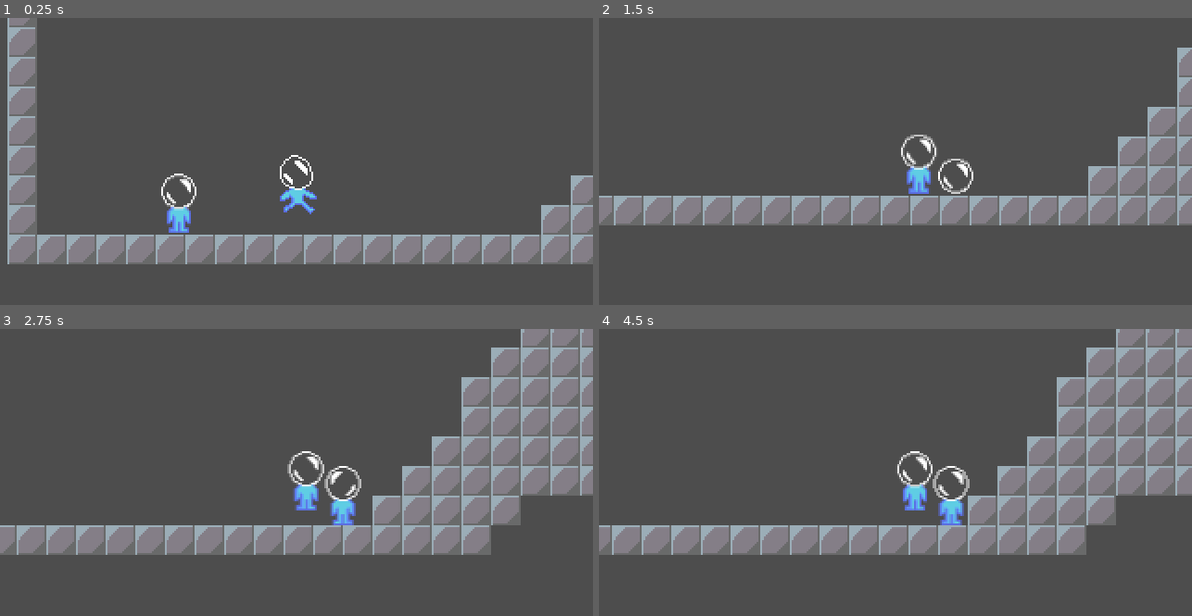
Above: before the commit, frames 1-4 (two rows, left to right).
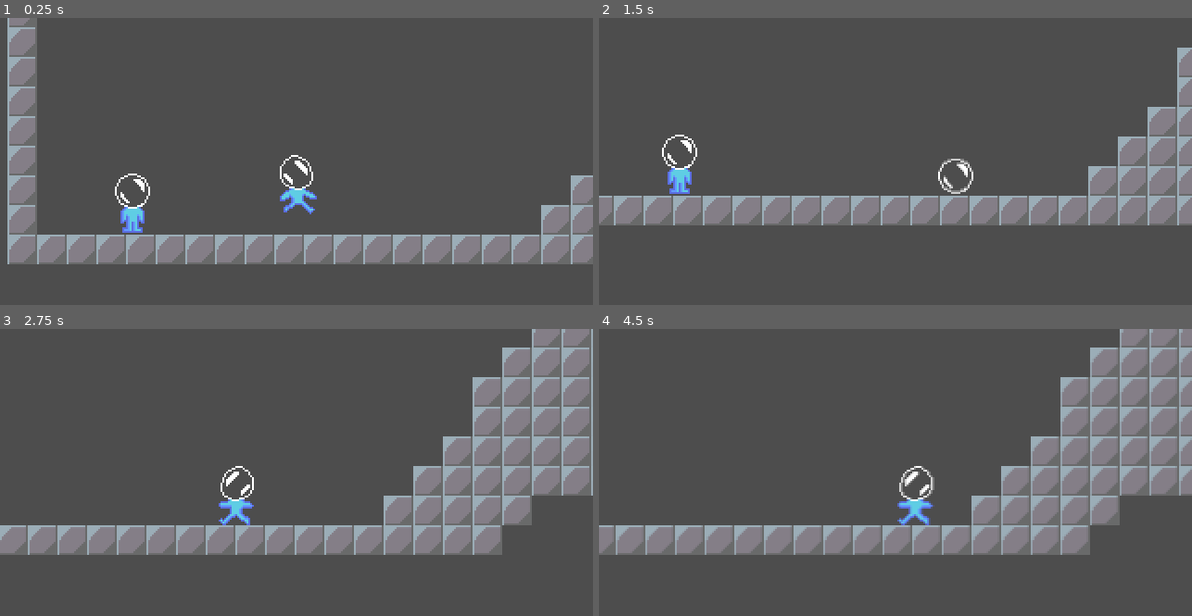
Above: after the commit, the same moments.

Repository: lervyw/Super_Bubble_Boy
Game: Godot game, scene res://Cenas/exemplo.tscn
The game is run twice, just before and just after one commit, with the same random seed, the same clock (stepped at 60 frames per second) and the same inputs. The project has no main scene, so this scene is started directly.
Inputs:
- Up to frame 1 (0.25 s): no input
- Up to frame 2 (1.5 s): hold Right (ui_right) from 0.53 s (still down); tap Keypad Enter (ui_accept) at 0.77 s
- Up to frame 3 (2.75 s): tap Keypad Enter (ui_accept) at 1.52 s; release Right (ui_right) at 2.03 s; hold Left (ui_left) from 2.03 s (still down)
- Up to frame 4 (4.5 s): release Left (ui_left) at 2.78 s; hold Right (ui_right) 2.78-4.28 s; tap Keypad Enter (ui_accept) at 3.02, 3.77 s; hold Left (ui_left) from 4.28 s (still down)

The runs differ from the first frame. In frame 1, 1.0% of the frame differs, in the area x 19-34%, y 54-75%; in frame 2, 1.0%; in frame 3, 16%, in the area x 0-100%, y 0-79%; in frame 4, 8.3%.

Commit message:
Sistema de estados sendo integrado

Diff:
--- /dev/null
+++ b/Cenas/States/followplayer.gd
@@ -0,0 +1,22 @@
+extends State
+class_name EnemyFollow
+
+@export var enemy: CharacterBody2D
+@export var move_speed := 40.0
+@export var direction : float
+var player: CharacterBody2D
+
+
+func Enter():
+	player = get_tree().get_first_node_in_group("Player")
+
+func Physic_Update(delta: float):
+	var direction = player.global_position - enemy.global_position
+
+	if direction.lenght() > 25:
+		enemy.velocity = direction.normalize() * move_speed
+	else:
+		enemy.velocity = Vector2()
+
+	if direction.lenght() > 50:
+		Transitioned.emit(self, "Idle")
--- a/Cenas/States/idleplayer.gd
+++ b/Cenas/States/idleplayer.gd
@@ -3,9 +3,8 @@
 
 @export var enemy: CharacterBody2D
 @export var move_speed := 10.0
-
+var player: CharacterBody2D
 var move_direction : Vector2
-
 var wander_time : float
 
 func randomize_wander():
@@ -13,15 +12,20 @@
 	wander_time = randf_range(1, 3)
 
 func Enter():
+	player = get_tree().get_first_node_in_group("Player")
 	randomize_wander()
 
 func Update(delta: float):
 	if wander_time > 0:
 		wander_time -= delta
-		print("rolinha")
 	else:
 		randomize_wander()
 
 func Physics_Update(delta: float):
 	if enemy:
 		enemy.velocity = move_direction * move_speed
+
+	var direction = player.global_position - enemy.global_position
+
+	if direction.length() < 30:
+		Transitioned.emit(self, "Follow")
--- a/Cenas/exemplo.tscn
+++ b/Cenas/exemplo.tscn
@@ -9,8 +9,8 @@
 [node name="Tilemerda" parent="." instance=ExtResource("1_c17v2")]
 tile_map_data = PackedByteArray("AAD4/wEAAAAAAAAAAAD5/wEAAAAAAAAAAAD6/wEAAAAAAAAAAAD7/wEAAAAAAAAAAAD8/wEAAAAAAAAAAAD9/w …(1600 unchanged characters)…
 
-[node name="Personagem" parent="." instance=ExtResource("2_5kqrc")]
+[node name="Player" parent="." instance=ExtResource("2_5kqrc")]
 position = Vector2(-4, -31)
 
-[node name="Inimigo" parent="." instance=ExtResource("3_w60js")]
+[node name="Enemy" parent="." instance=ExtResource("3_w60js")]
 position = Vector2(-93, -1)
--- a/Cenas/inimigo.gd
+++ b/Cenas/inimigo.gd
@@ -1,22 +1,42 @@
-extends CharacterBody2D
+extends State
+class_name EnemyWalks
 
+@export var enemy: CharacterBody2D
 @export var speed: float = 100.0 # Velocidade de movimento
 @export var move_range: float = 200.0 # Distância máxima que o inimigo percorre em cada direção
 @export var start_direction: int = 1 # Direção inicial (1 = direita, -1 = esquerda)
+@export var move_speed := 40.0
 
+var player: CharacterBody2D
 var start_position: Vector2
 var direction: int
 
 func _ready() -> void:
 	# Salva a posição inicial e define a direção inicial
-	start_position = position
+	start_position = enemy.position
 	direction = start_direction
 
 func _physics_process(delta: float) -> void:
+	pass
 	# Movimenta o inimigo na direção atual
-	velocity.x = direction * speed
-	move_and_slide()
+	#move_and_slide()
+	#velocity.x = direction * speed
 
 	# Verifica se o inimigo atingiu os limites do movimento
-	if abs(position.x - start_position.x) >= move_range:
-		direction *= -1 # Inverte a direção
+	#if abs(position.x - start_position.x) >= move_range:
+	#	direction *= -1 # Inverte a direção
+
+func Enter():
+	player = get_tree().get_first_node_in_group("Player")
+
+
+func Physic_Update(delta: float):
+	var direction = player.global_position - enemy.global_position
+
+	if direction.lenght() > 25:
+		enemy.velocity = direction.normalize() * move_speed
+	else:
+		enemy.velocity = Vector2()
+
+	if direction.lenght() > 50:
+		Transitioned.emit(self, "Idle")
--- a/Cenas/inimigo.tscn
+++ b/Cenas/inimigo.tscn
@@ -1,10 +1,11 @@
-[gd_scene load_steps=17 format=3 uid="uid://b51pl8i46sr00"]
+[gd_scene load_steps=18 format=3 uid="uid://b51pl8i46sr00"]
 
 [ext_resource type="Script" path="res://Cenas/inimigo.gd" id="1_6i0bk"]
 [ext_resource type="Texture2D" uid="uid://b71ha5mcxiq6v" path="res://gamejam/bubble/bubble_spritesheet-Sheet.png" id="2_3rbci"]
 [ext_resource type="Script" path="res://Cenas/textura.gd" id="3_6sl1i"]
 [ext_resource type="Script" path="res://Cenas/state_machine.gd" id="4_ujp4d"]
 [ext_resource type="Script" path="res://Cenas/States/idleplayer.gd" id="5_vljyc"]
+[ext_resource type="Script" path="res://Cenas/States/followplayer.gd" id="6_30b5o"]
 
 [sub_resource type="RectangleShape2D" id="RectangleShape2D_kadp1"]
 size = Vector2(19, 32)
@@ -493,7 +494,6 @@
 }
 
 [node name="Inimigo" type="CharacterBody2D"]
-script = ExtResource("1_6i0bk")
 
 [node name="Animacao" type="AnimationPlayer" parent="."]
 libraries = {
@@ -514,11 +514,19 @@
 
 [node name="StateMachine" type="Node" parent="." node_paths=PackedStringArray("initial_state")]
 script = ExtResource("4_ujp4d")
-initial_state = NodePath("EnemyIdle")
-
-[node name="EnemyIdle" type="Node" parent="StateMachine" node_paths=PackedStringArray("enemy")]
+initial_state = NodePath("Walk")
+
+[node name="Idle" type="Node" parent="StateMachine" node_paths=PackedStringArray("enemy")]
 script = ExtResource("5_vljyc")
 enemy = NodePath("../..")
 
+[node name="Follow" type="Node" parent="StateMachine" node_paths=PackedStringArray("enemy")]
+script = ExtResource("6_30b5o")
+enemy = NodePath("../..")
+
+[node name="Walk" type="Node" parent="StateMachine" node_paths=PackedStringArray("enemy")]
+script = ExtResource("1_6i0bk")
+enemy = NodePath("../..")
+
 [connection signal="animation_finished" from="Animacao" to="." method="_on_animation_finished"]
 [connection signal="animation_finished" from="Animacao" to="Textura" method="_on_animacao_animation_finished"]
--- a/Cenas/personagem.gd
+++ b/Cenas/personagem.gd
@@ -1,4 +1,3 @@
-
 extends CharacterBody2D
 
 @onready var Player_sprite: Sprite2D = get_node("Textura")
